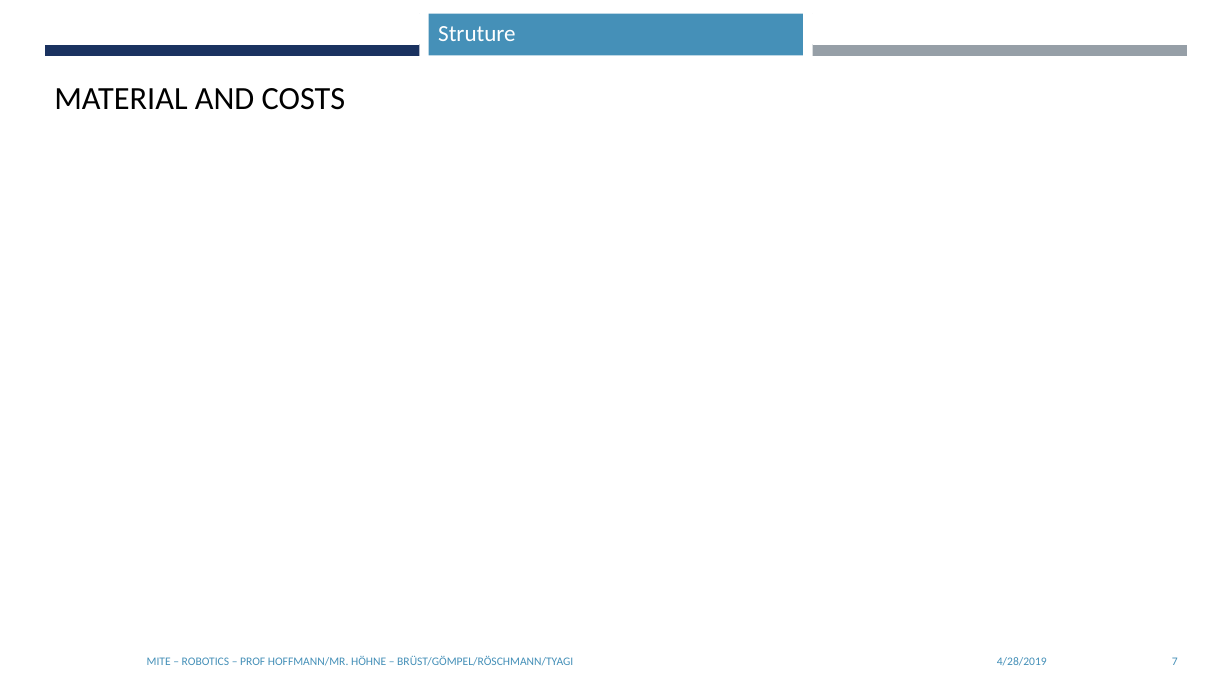
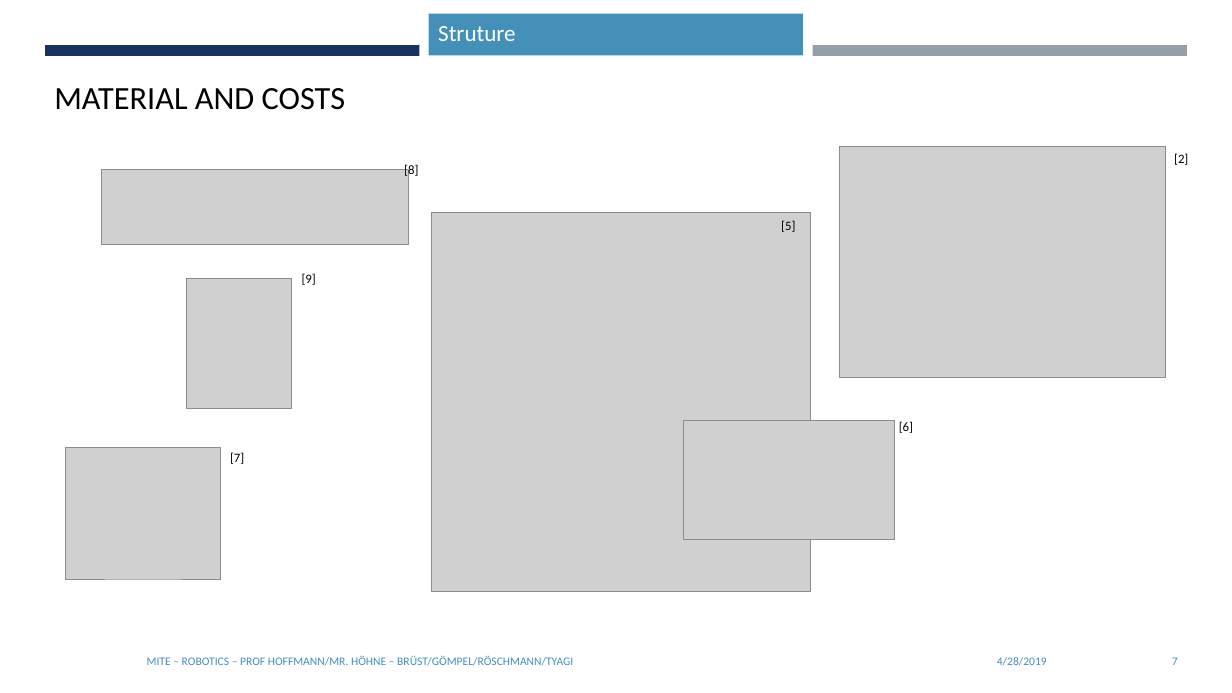
Before and after one commit to Pietfried/robotics-carpuzzle, a slide deck: slide 7 of Documentation/MuITE_RB_InitialPresentation.pptx. Drawn at 1232x693 pixels with LibreOffice and Linux fonts; fonts in the diff are those of the drawing; grey boxes stand for pictures; background and template pictures are left out. Boxes give left, top, right and bottom in pixels: in the first picture for what was removed or moved away, otherwise in the second. Text is boxed around its words. In the diff, an @@ line names an element or a change of style, - is before the commit and + after.

```diff
--- a/Documentation/MuITE_RB_InitialPresentation.pptx
+++ b/Documentation/MuITE_RB_InitialPresentation.pptx
@@ picture added at <box>839,147,1165,378</box> @@
@@ picture added at <box>101,169,409,244</box> @@
@@ text added at <box>404,163,418,178</box>, 10 pt, text #000000 @@
+[8]
@@ text added at <box>1174,153,1188,165</box>, 10 pt, text #000000 @@
+[2]
@@ group added at <box>432,213,913,592</box>: 2 pictures, 2 texts @@
+[6]
+[5]
@@ picture added at <box>187,278,292,408</box> @@
@@ text added at <box>302,273,316,285</box>, 10 pt, text #000000 @@
+[9]
@@ picture added at <box>66,448,221,579</box> @@
@@ text added at <box>230,452,244,464</box>, 10 pt, text #000000 @@
+[7]
```
Also in this commit, not shown: 8 other slides changed, 1 other file.
